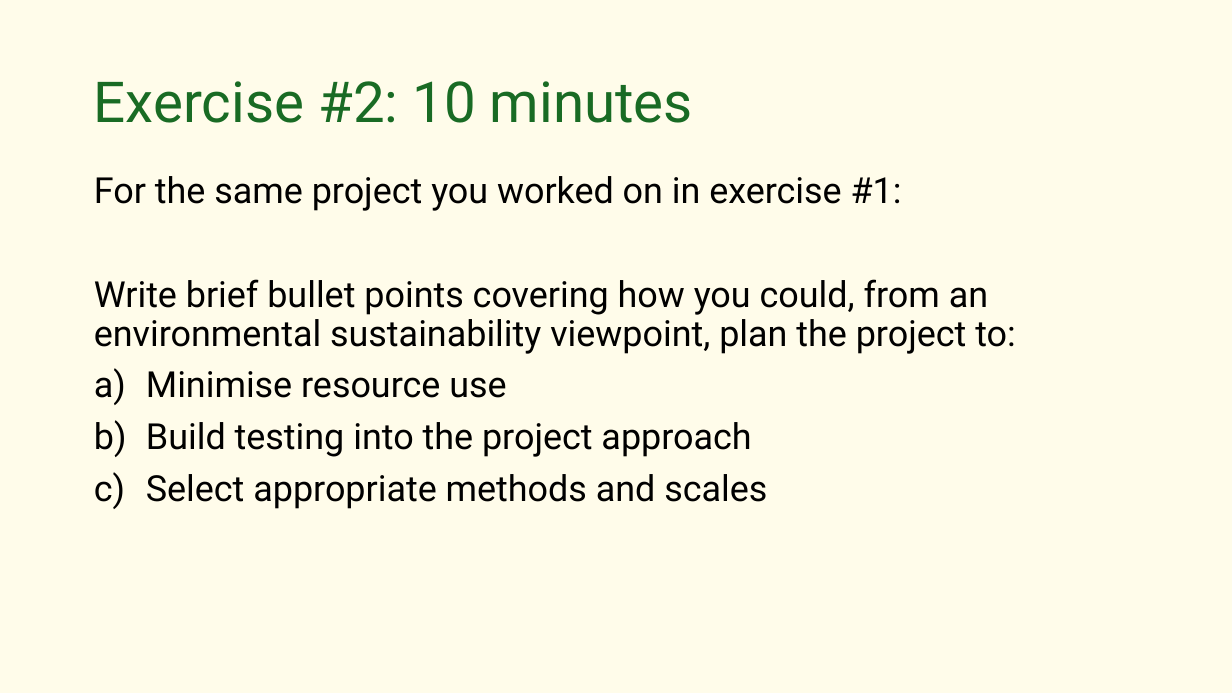
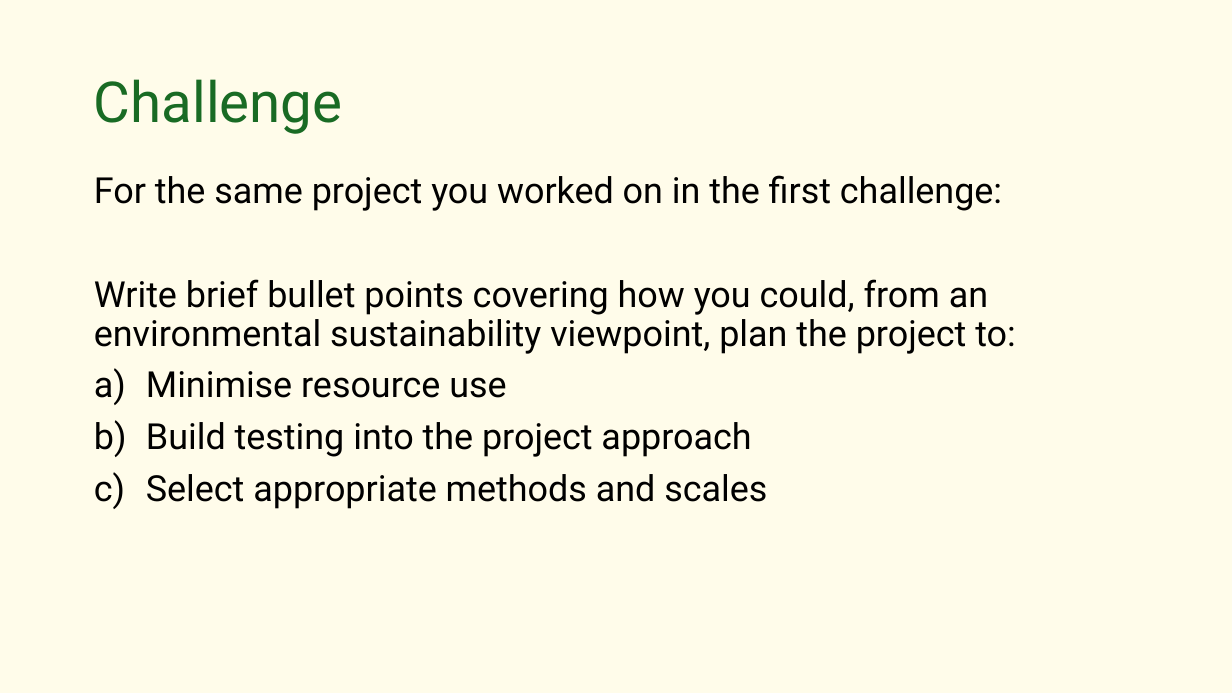
Before and after one commit to EPCCed/2026-10-02_green-hpc_cambridge, a slide deck: slide 14 of instructors/L9-ResponsibleComputing.pptx (slide 13 before the commit). Drawn at 1232x693 pixels with LibreOffice and Linux fonts; fonts in the diff are those of the drawing. Boxes give left, top, right and bottom in pixels: in the first picture for what was removed or moved away, otherwise in the second. Text is boxed around its words. In the diff, an @@ line names an element or a change of style, - is before the commit and + after.

```diff
--- a/instructors/L9-ResponsibleComputing.pptx
+++ b/instructors/L9-ResponsibleComputing.pptx
@@ title at (94,79,343,134): text changed @@
-Exercise #2: 10 minutes
+Challenge
@@ text at (94,175,1002,211): text changed @@
-For the same project you worked on in exercise #1:
+For the same project you worked on in the first challenge:
```
Also in this commit, not shown: 3 other slides changed, 4 slides added, 3 other files.
